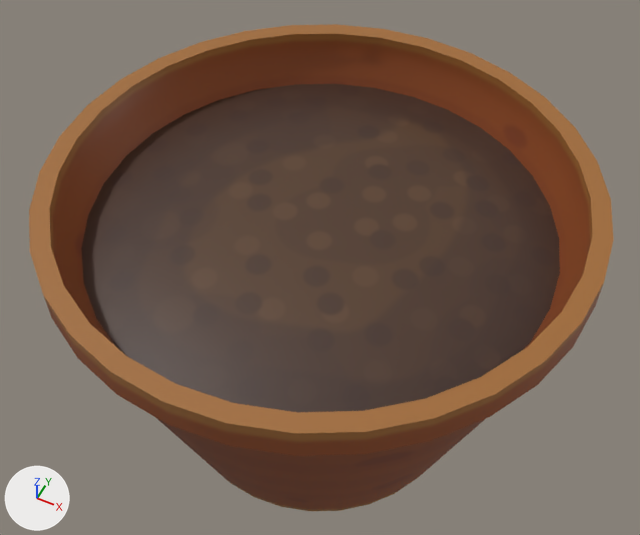
The FBX model Assets/Meshes/Plants/PlantPot03.fbx: old version first, new version second.
The view is the same before and after, from a camera (50 mm lens) standing at (0.733, -1.471, 2.414) and looking at (-0.031, 0.058, 0.503). The lights are fixed; the arrows at lower left show +X, +Y and +Z. Where no turn or scale is listed for an object, it has been applied to the vertices.
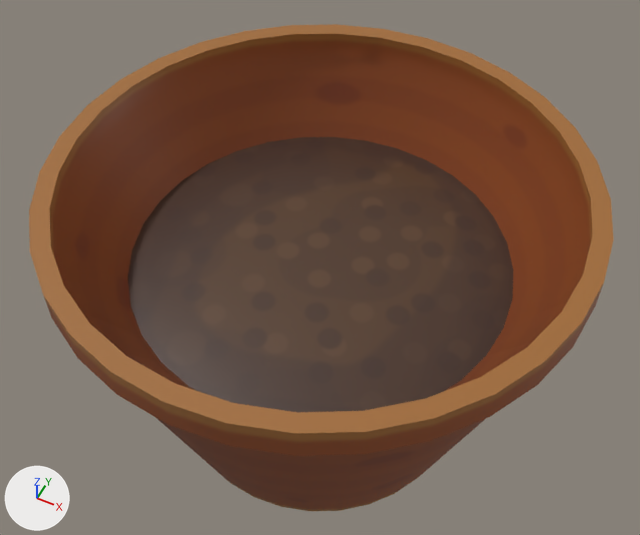
Pixel boxes (x1, y1, x2, y2) of what changed, in the pictures (640 x 535 px; the box of a moved part takes in the faces that stretch with it):
part 1 of me_circle, moved or reshaped: before (81, 84, 560, 412); after (128, 137, 513, 412)

Diff of the bpy script that builds the scene:
```diff
--- a/Assets/Meshes/Plants/PlantPot03.fbx.py
+++ b/Assets/Meshes/Plants/PlantPot03.fbx.py
@@ me_circle @@
 me_circle.from_pydata(...)  # 337 vertices, 290 faces; spans x -0.719..0.719, y -0.719..0.719, z 0.001..0.887
 # used by ob_circle; location = (0.0, 0.0, 0.0)
+# me_circle part 1: the loose piece of 113 vertices spanning x -0.642..0.642, y -0.642..0.642, z 0.734..0.795 is scaled about its middle by 0.966, then moved by (0.0, 0.0, -0.149)
 me_circle.materials.append(mat_material_007)
```
